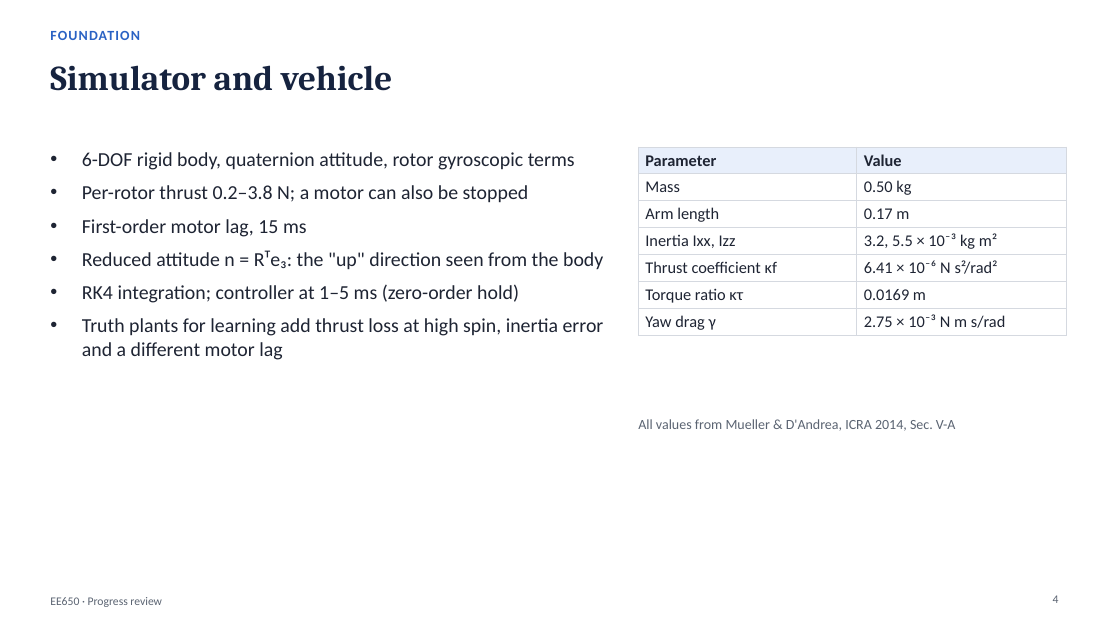
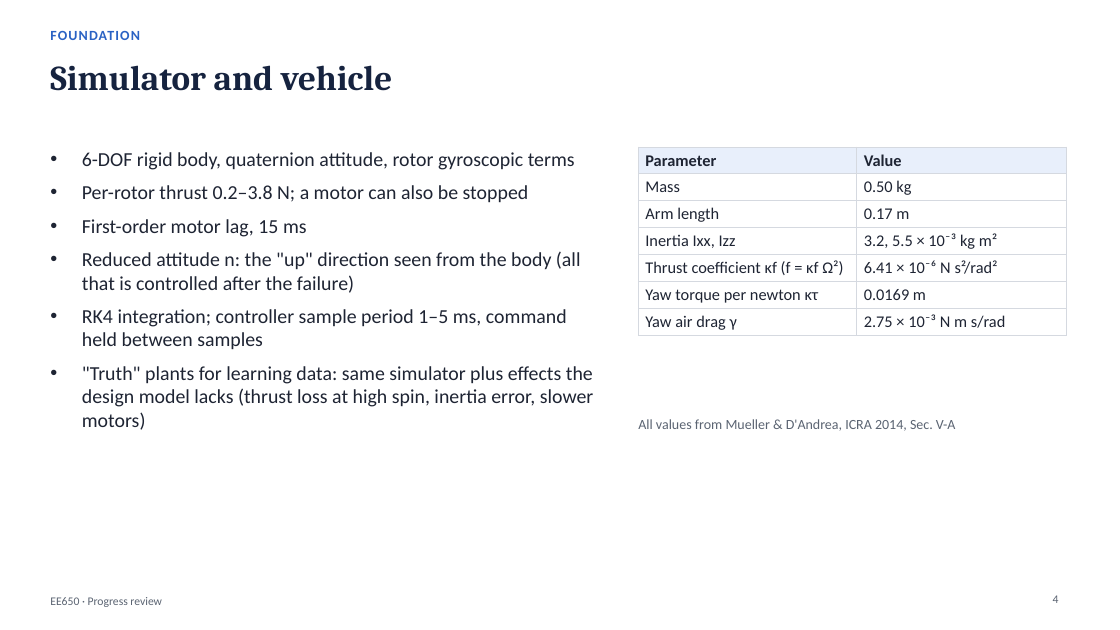
Before and after one commit to pranshuk22/quadrotor-rotor-loss-recovery, a slide deck: slide 4 of docs/deck/progress-review.pptx. Drawn at 1120x630 pixels with LibreOffice and Linux fonts; fonts in the diff are those of the drawing. Boxes give left, top, right and bottom in pixels: in the first picture for what was removed or moved away, otherwise in the second. Text is boxed around its words. In the diff, an @@ line names an element or a change of style, - is before the commit and + after.

```diff
--- a/docs/deck/progress-review.pptx
+++ b/docs/deck/progress-review.pptx
@@ table at (639,147,1067,334) @@
-row 5, column 1: Thrust coefficient κf
+row 5, column 1: Thrust coefficient κf (f = κf Ω²)
-row 6, column 1: Torque ratio κτ
+row 6, column 1: Yaw torque per newton κτ
-row 7, column 1: Yaw drag γ
+row 7, column 1: Yaw air drag γ
@@ text at (82,252,594,430): text changed @@
-• Reduced attitude n = Rᵀe₃: the "up" direction seen from the body
-• RK4 integration; controller at 1–5 ms (zero-order hold)
-• Truth plants for learning add thrust loss at high spin, inertia error and a different motor lag
+• Reduced attitude n: the "up" direction seen from the body (all that is controlled after the failure)
+• RK4 integration; controller sample period 1–5 ms, command held between samples
+• "Truth" plants for learning data: same simulator plus effects the design model lacks (thrust loss at high spin, inertia error, slower motors)
```
Also in this commit, not shown: 12 other slides changed, 3 slides added, 6 slides removed, 6 other files.
